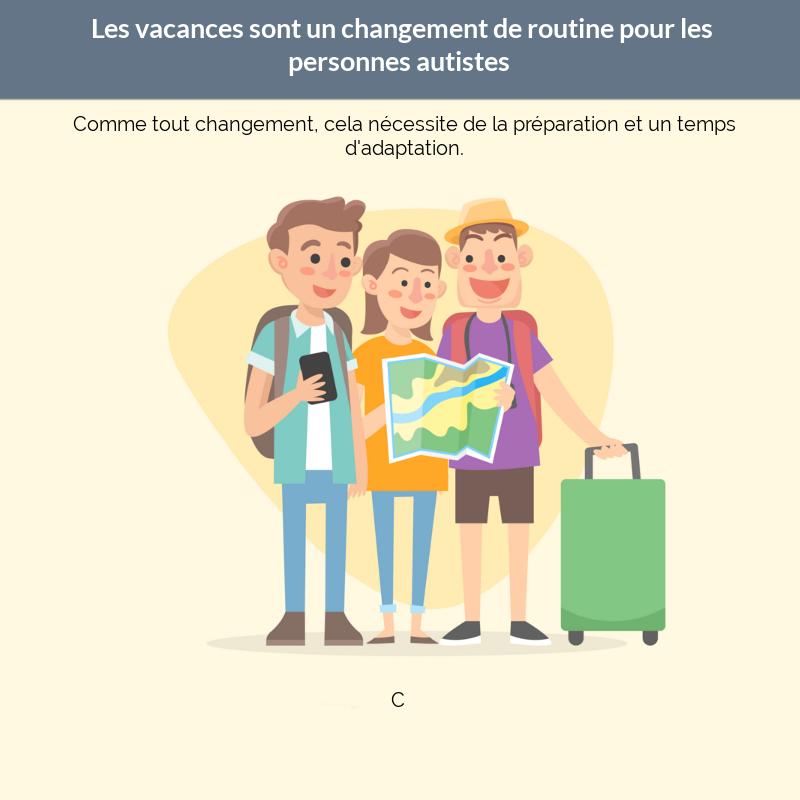
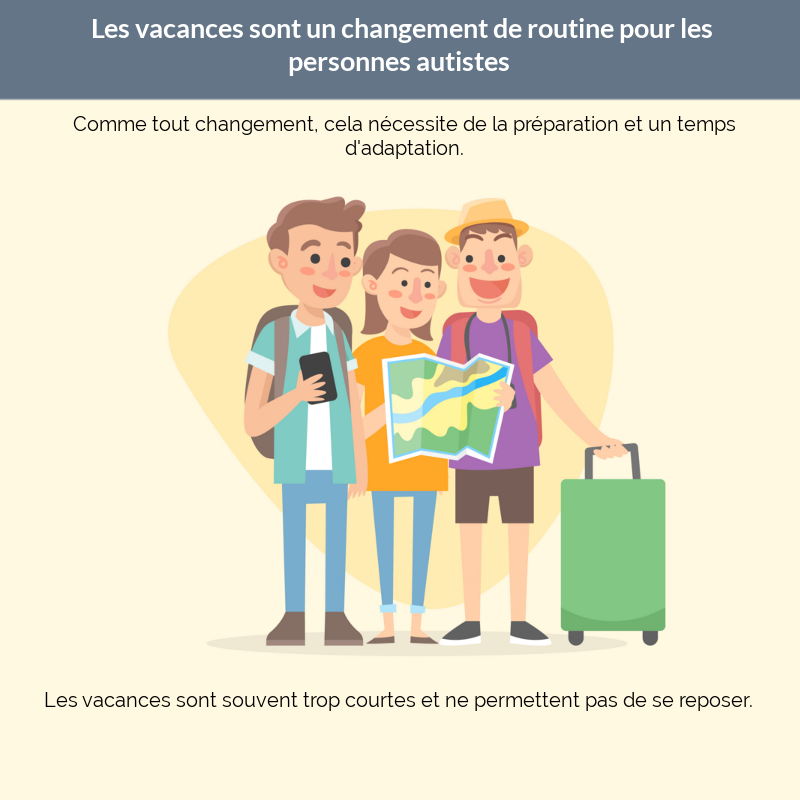
Before/after of a (800, 800) layered artwork. What changed in the layer stack:
renamed "C" to "Les vacances sont souvent trop...", painted on it over [45, 692, 752, 711]
